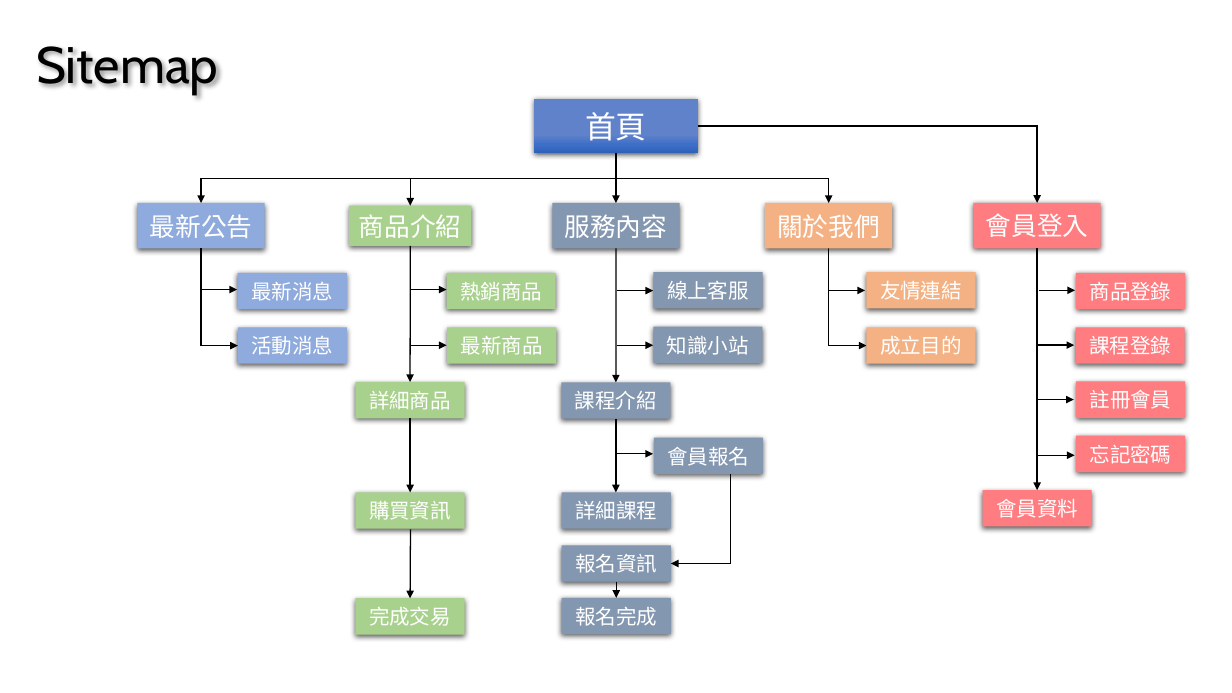
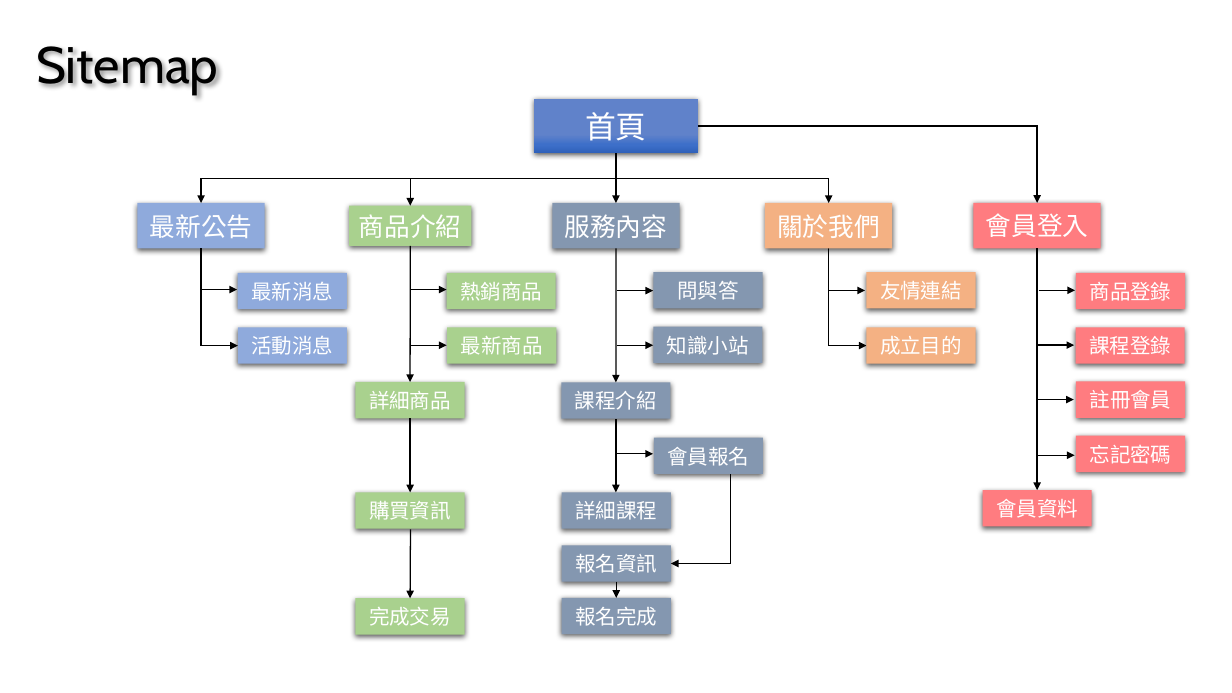
Before and after one commit to MercyLM/MyWeb, a slide deck: slide 5 of 個人作品報告.pptx. Drawn at 1232x693 pixels with LibreOffice and Linux fonts; fonts in the diff are those of the drawing. Boxes give left, top, right and bottom in pixels: in the first picture for what was removed or moved away, otherwise in the second. Text is boxed around its words. In the diff, an @@ line names an element or a change of style, - is before the commit and + after.

```diff
--- a/個人作品報告.pptx
+++ b/個人作品報告.pptx
@@ text in rectangle at (677,281,738,300): text changed @@
-線上客服
+問與答
```
Also in this commit, not shown: 5 other slides changed, 1 slide removed.
